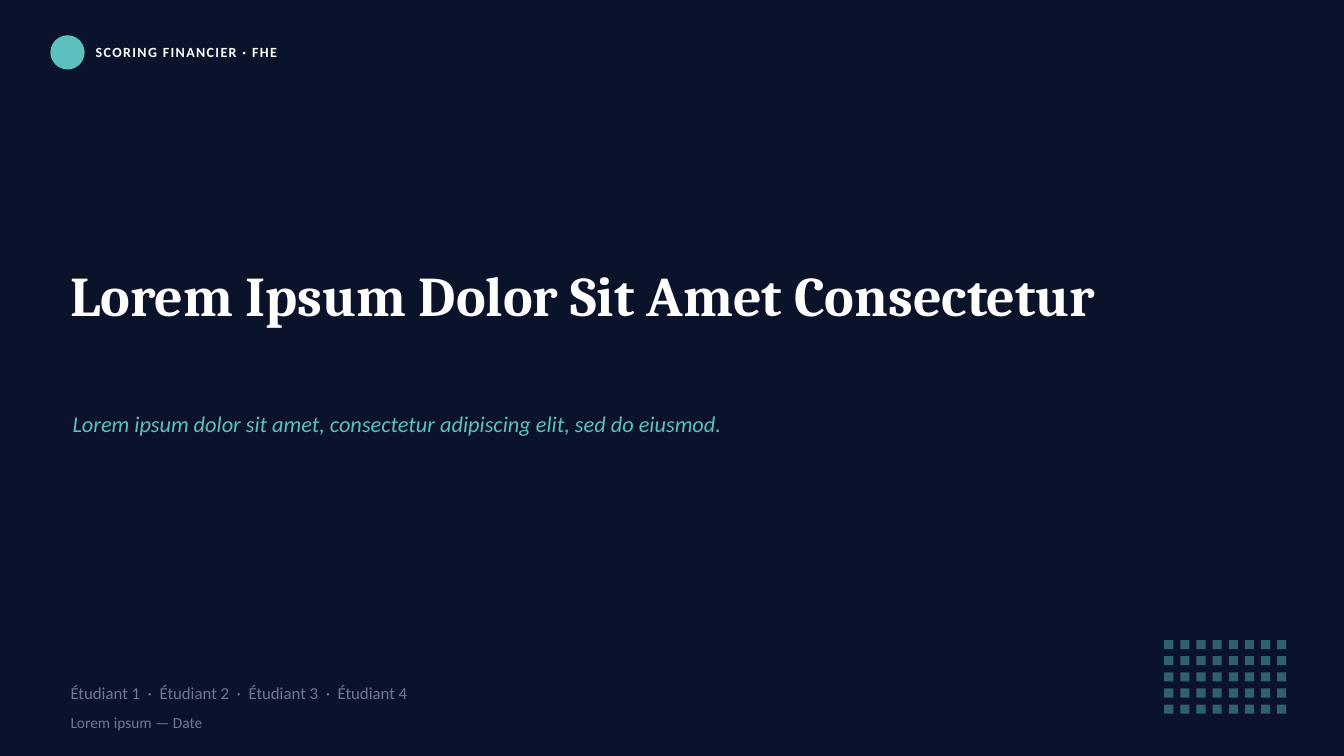
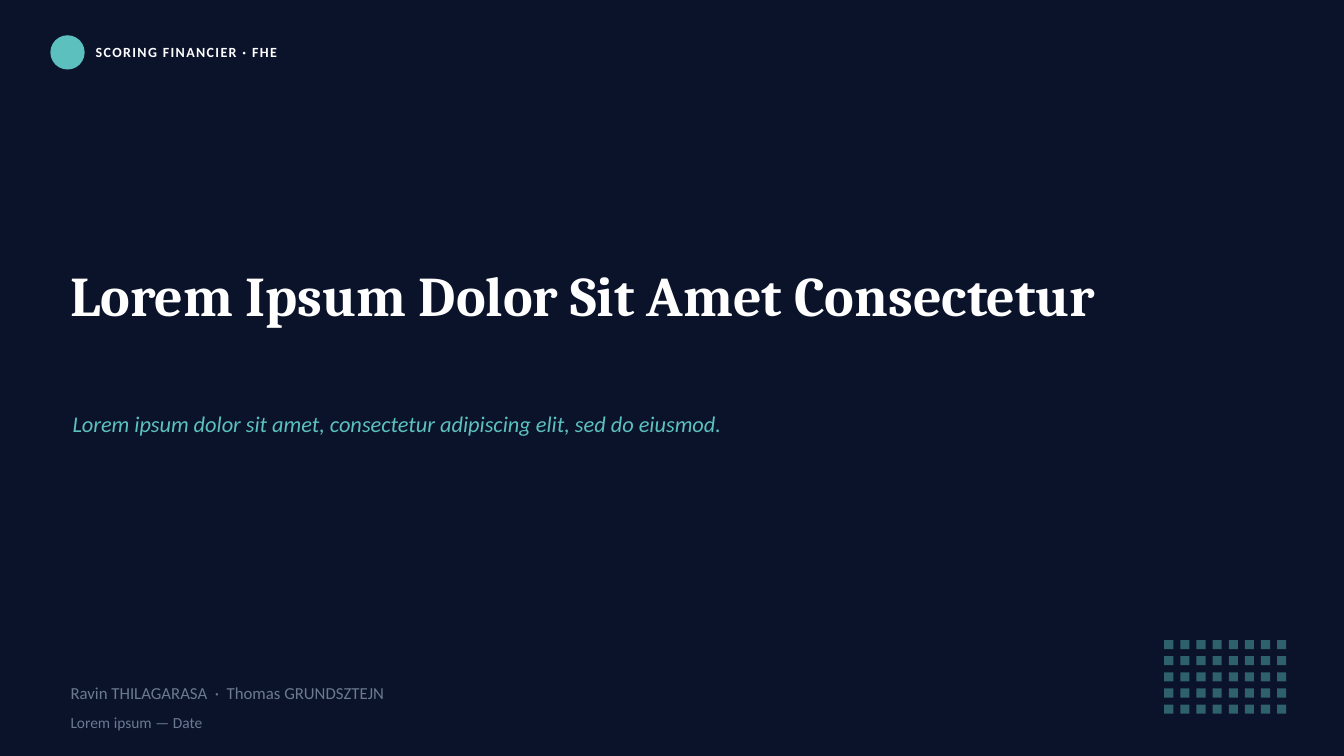
Before and after one commit to Defl3ct-941/Scoring_FHE, a slide deck: slide 1 of 06_video/BASE_template_video_scoring_fhe.pptx. Drawn at 1344x756 pixels with LibreOffice and Linux fonts; fonts in the diff are those of the drawing; background and template pictures are left out. Boxes give left, top, right and bottom in pixels: in the first picture for what was removed or moved away, otherwise in the second. Text is boxed around its words. In the diff, an @@ line names an element or a change of style, - is before the commit and + after.

Commit message:
Uniformiser les auteurs du projet (Ravin THILAGARASA, Thomas GRUNDSZTEJN)

```diff
--- a/06_video/BASE_template_video_scoring_fhe.pptx
+++ b/06_video/BASE_template_video_scoring_fhe.pptx
@@ text at [71,687,384,699]: text changed @@
-Étudiant 1 · Étudiant 2 · Étudiant 3 · Étudiant 4
+Ravin THILAGARASA · Thomas GRUNDSZTEJN
```
Also in this commit, not shown: 1 other slide changed, 16 other files.
